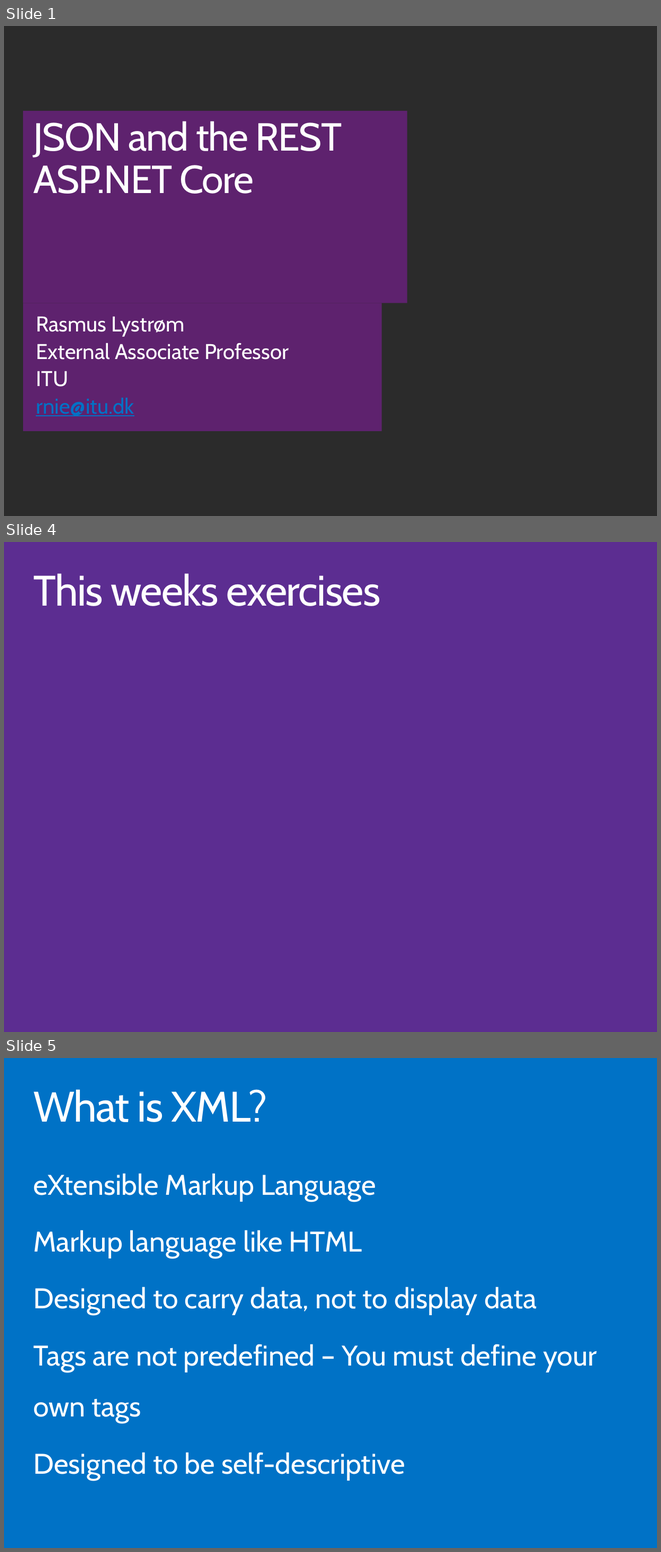
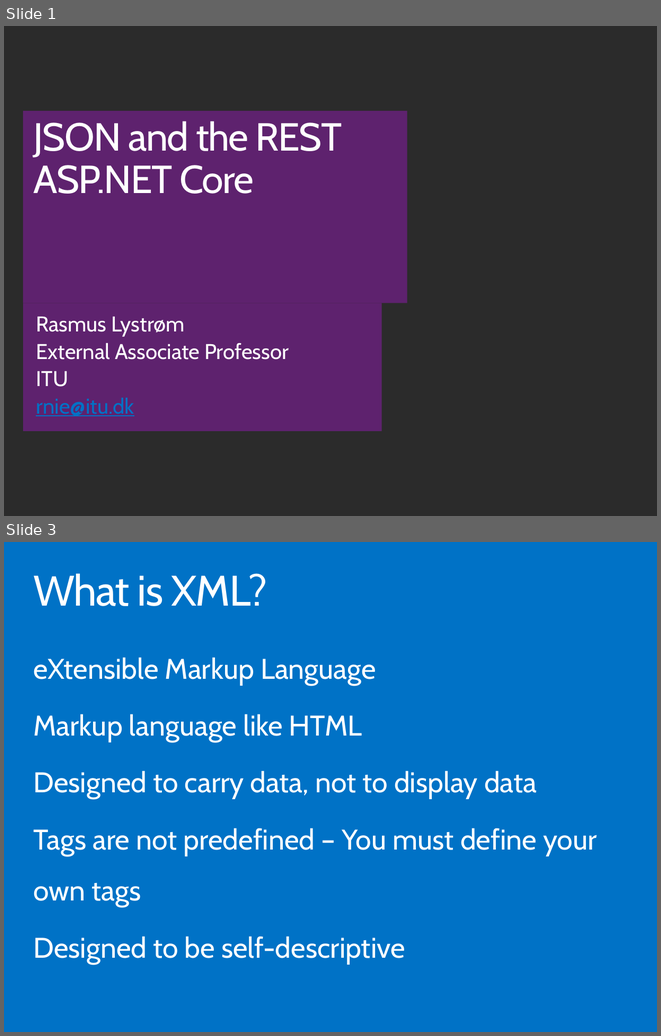
Before and after one commit to ondfisk/BDSA2018, a slide deck: Slides/Lecture07 - JSON and the REST, ASP.NET Core.pptx. Shown one above the other, each under a label of ours: slides 1, 4 and 5 before the commit, slides 1 and 3 after it; the slides between them are not shown. The pictures are 661x1552 and 661x1036 pixels, drawn with LibreOffice and Linux fonts; fonts in the diff are those of the drawing; background and template pictures are left out; a plain dark background stands for a picture behind light text. Boxes give left, top, right and bottom in pixels: in the first picture for what was removed or moved away, otherwise in the second. Text is boxed around its words. In the diff, an @@ line names an element or a change of style, - is before the commit and + after.

```diff
--- a/Slides/Lecture07 - JSON and the REST, ASP.NET Core.pptx
+++ b/Slides/Lecture07 - JSON and the REST, ASP.NET Core.pptx
@@ slide 4 removed at (4, 542, 657, 1032), background #5C2D91 @@
@@ text removed at (33, 573, 380, 606) @@
-This weeks exercises
@@ what was slide 5 is now slide 3 @@
```
Also in this commit, not shown: 8 slides changed, 2 slides added, 1 other slide removed.
